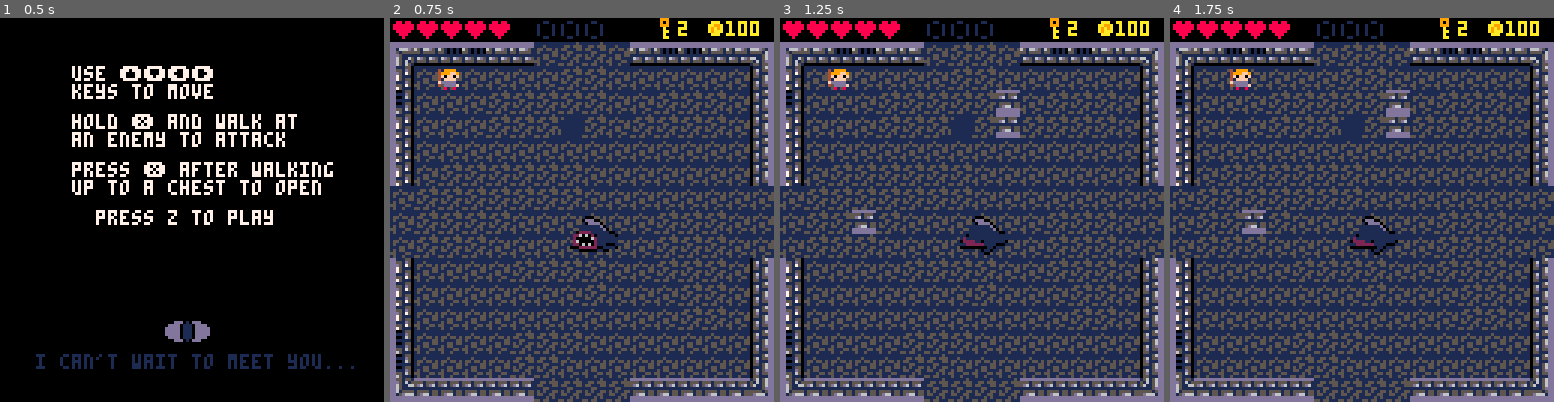
Above: before the commit, frames 1-4 (left to right).
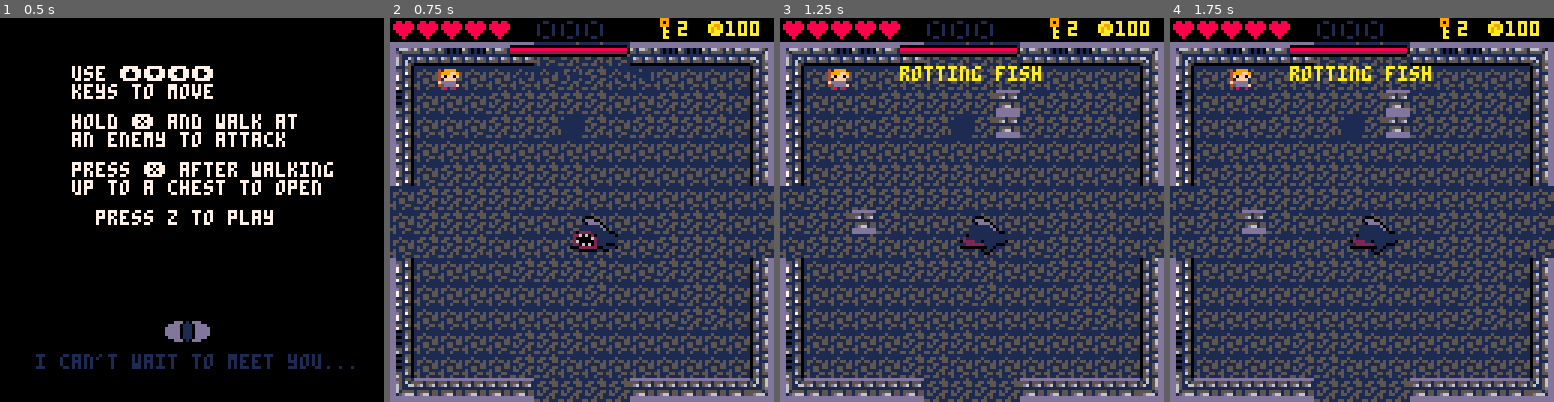
Above: after the commit, the same moments.

Repository: bluewhit/COSC438_final
Game: PICO-8 cartridge nightmare.p8
Same seed, same stepped clock (60 frames per second), same inputs: the game is played once before the commit and once after it.
Inputs:
- Up to frame 1 (0.5 s): tap X (X key) at 0.33 s
- Up to frame 2 (0.75 s): tap O (Z key) at 0.7 s
- Up to frame 3 (1.25 s): tap X (X key) at 1.07 s
- Up to frame 4 (1.75 s): hold Right from 1.6 s (still down); tap O (Z key) at 1.7 s

Frame 1 is identical in both runs. In frame 2, 1.1% of the frame differs, in the area x 31-68%, y 7-17%; in frame 3, 1.6%; in frame 4, 1.6%.

Commit message:
Updated boss functions
Can now spawn Mr. Nightmare

Diff:
--- a/nightmare.p8
+++ b/nightmare.p8
@@ -109,6 +109,8 @@
 
    --test function to draw boss
    draw_boss()
+   draw_health()
+
 
    rectfill(0,0,128,7,0)
    spr(21, 128-24, 0)
@@ -584,7 +586,7 @@
 -- enenmies
 
 --slime counter
-sd = 8
+sd = 10
 function an_enemy(i)
 
 	sd = sd-1
@@ -595,7 +597,7 @@
 		i.s = i.s+1
 
 		if i.s > 65 then i.s = 64 end
-		sd = 8
+		sd = 10
 	end
 end
 
@@ -626,7 +628,9 @@
 	spawned = false,
 	sprts = {},
 	flp = false,
-	moves = {}
+	moves = {},
+	x = 60,
+	y = 64
 
 	}
 
@@ -650,7 +654,7 @@
 	bat.sprts = {140,142,172,173}
 	bat.sp = 140
 
-	nmre = newboss("the nightmare",7)
+	nmre = newboss("mr.nightmare",7)
 	nmre.sprts = {132}
 	nmre.sp = 132
 
@@ -671,12 +675,43 @@
 			cboss.spawn = true
 	end
 
+end
+
+--nightmare spawn
+function spawnmr()
+	cboss = nmre
+
 	return cboss
 end
 
+--draw the bosses
 function draw_boss()
-	spr(cboss.sp,60,64,2,2,flp)
-end
+
+	if cboss.name != "mr.nightmare" then
+		spr(cboss.sp,cboss.x,cboss.y,2,2,flp)
+	else
+		spr(cboss.sp,cboss.x,cboss.y,4,4,flp)
+	end
+
+end
+
+
+-- function to draw health
+-- and name, needs work tbh
+function draw_health()
+	--figure out how to center
+	-- or just do a rect fill
+	print(cboss.name,40,16)
+	local i = 0
+	spr(5,40+i*8 ,8 , 1,1,t)
+	while i < cboss.hp do
+		spr(4,40+(i*8), 8)
+		i+=1
+	end
+	spr(5,40+(i*8),8 )
+end
+
+
 
 
 __gfx__
